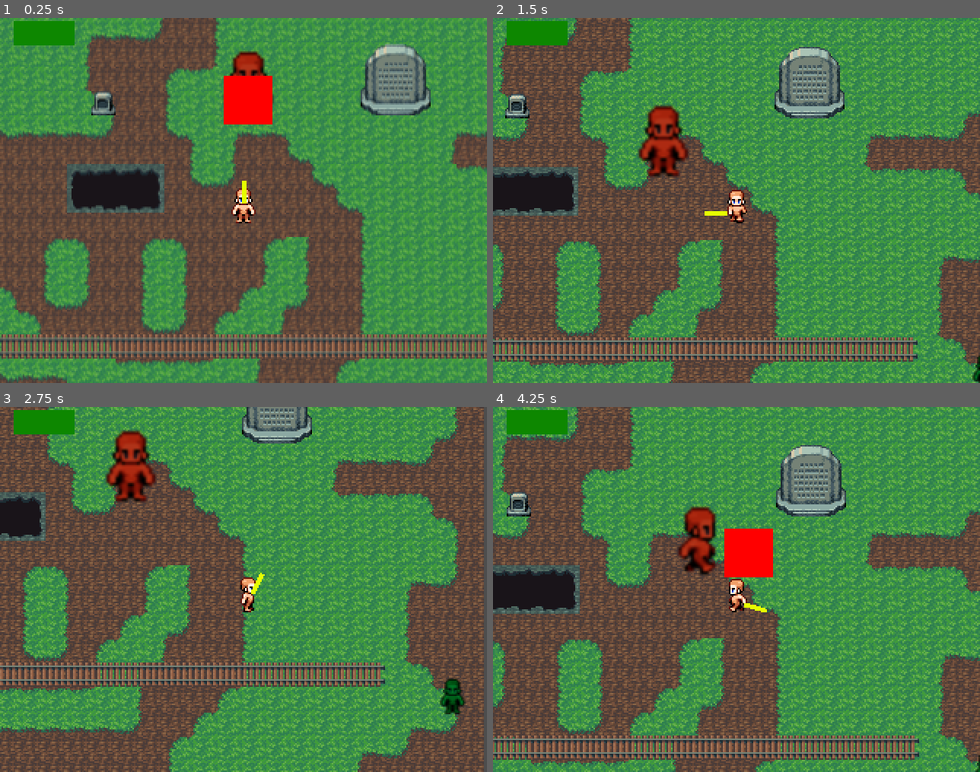
Above: before the commit, frames 1-4 (two rows, left to right).
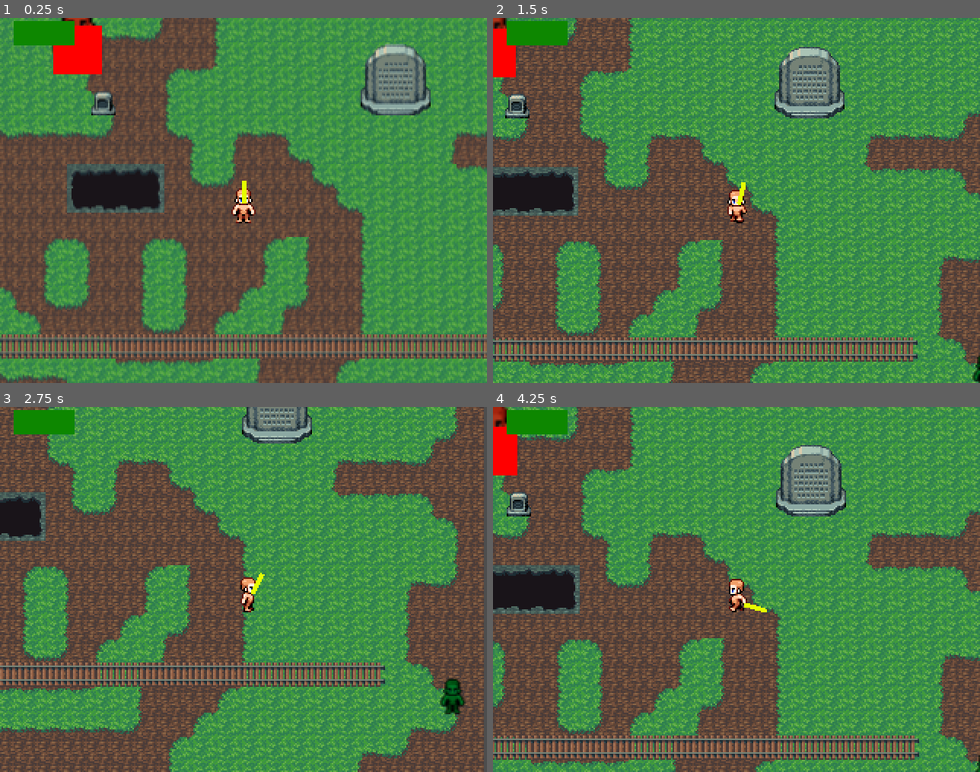
Above: after the commit, the same moments.

Repository: weinStag/cursed-rest
Game: Godot game, scene res://Scenes/gameview.tscn
Two runs of this game, one before a commit and one after it. Both use one fixed random seed, a clock stepped at 60 frames per second and the inputs below.
Inputs (mouse positions are in pixels of both pictures, inside the frame that each line leads up to):
- Up to frame 1 (0.25 s): no input
- Up to frame 2 (1.5 s): move the mouse to (843, 182) at 0.52 s; hold Right (ui_right) 0.53-1.28 s; click (843, 182) at 0.6 s; tap Z (ui_accept) at 0.77 s; move the mouse to (639, 218) at 1.27 s; hold Down (ui_down) from 1.28 s (still down); click (639, 218) at 1.35 s
- Up to frame 3 (2.75 s): tap Z (ui_accept) at 1.52 s; move the mouse to (292, 509) at 2.02 s; release Down (ui_down) at 2.03 s; hold Right (ui_right) from 2.03 s (still down); click (292, 509) at 2.1 s
- Up to frame 4 (4.25 s): move the mouse to (712, 662) at 2.77 s; release Right (ui_right) at 2.78 s; hold Up (ui_up) 2.78-3.53 s; click (712, 662) at 2.85 s; tap Z (ui_accept) at 3.02, 3.77 s; move the mouse to (882, 644) at 3.52 s; hold Left (ui_left) from 3.53 s (still down); click (882, 644) at 3.6 s

The runs differ from the first frame. In frame 1, 3.0% of the frame differs, in the area x 10-57%, y 0-30%; in frame 2, 2.2%; in frame 3, 1.4%; in frame 4, 3.2%, in the area x 0-58%, y 0-47%.

Commit message:
feat: ataque para o player

Diff:
--- a/Scenes/Maps/world.tscn
+++ b/Scenes/Maps/world.tscn
@@ -1187,7 +1187,7 @@
 shape = SubResource("RectangleShape2D_08va7")
 
 [node name="Boss" parent="Pawns" instance=ExtResource("9_pnsqa")]
-position = Vector2(290.55, 103.157)
+position = Vector2(182.782, 84.9176)
 move_pattern = Array[Vector2i]([Vector2i(0, 0)])
 
 [node name="Inimigo" parent="Pawns" instance=ExtResource("12_08va7")]
--- a/Scenes/Pawns/player.tscn
+++ b/Scenes/Pawns/player.tscn
@@ -1,9 +1,8 @@
-[gd_scene load_steps=44 format=3 uid="uid://82egl20vpf7n"]
+[gd_scene load_steps=43 format=3 uid="uid://82egl20vpf7n"]
 
 [ext_resource type="Script" uid="uid://bbu8j0ryeda7i" path="res://Scripts/Pawns/Types/player.gd" id="1_cghlj"]
 [ext_resource type="Texture2D" uid="uid://n4h41o7d7rbs" path="res://Graphics/Pawns/actor_man.png" id="2_dy3y1"]
 [ext_resource type="Texture2D" uid="uid://fhhrc5ktpq0l" path="res://Graphics/CollisionTiles/event.png" id="3_5pnro"]
-[ext_resource type="Script" uid="uid://dokac2uqwhnux" path="res://Scenes/Pawns/arma.gd" id="4_tlhq4"]
 
 [sub_resource type="Animation" id="Animation_5p5oj"]
 resource_name = "idle_down"
@@ -312,6 +311,9 @@
 nodes/TimeScale/position = Vector2(160, 140)
 node_connections = [&"TimeScale", 0, &"StateMachine", &"output", 0, &"TimeScale"]
 
+[sub_resource type="RectangleShape2D" id="RectangleShape2D_tlhq4"]
+size = Vector2(16, 23)
+
 [sub_resource type="Animation" id="Animation_c5sun"]
 length = 0.001
 tracks/0/type = "value"
@@ -350,9 +352,6 @@
 
 [sub_resource type="RectangleShape2D" id="RectangleShape2D_5pnro"]
 size = Vector2(16, 15.3333)
-
-[sub_resource type="RectangleShape2D" id="RectangleShape2D_tlhq4"]
-size = Vector2(16, 23)
 
 [node name="Player" type="Node2D" groups=["player"]]
 script = ExtResource("1_cghlj")
@@ -378,31 +377,32 @@
 parameters/StateMachine/Walk1/blend_position = Vector2(0, 1)
 parameters/TimeScale/scale = 1.0
 
-[node name="arma" type="Sprite2D" parent="."]
+[node name="Area2D" type="Area2D" parent="." groups=["player"]]
+
+[node name="CollisionShape2D" type="CollisionShape2D" parent="Area2D"]
+position = Vector2(0, -4.5)
+shape = SubResource("RectangleShape2D_tlhq4")
+
+[node name="SwordPivot" type="Node2D" parent="."]
+
+[node name="SwordSprite" type="Sprite2D" parent="SwordPivot"]
 scale = Vector2(0.9375, 0.1875)
 texture = ExtResource("3_5pnro")
 centered = false
 offset = Vector2(6, -6)
-script = ExtResource("4_tlhq4")
-
-[node name="AnimationPlayer" type="AnimationPlayer" parent="arma"]
+
+[node name="AnimationPlayer" type="AnimationPlayer" parent="SwordPivot/SwordSprite"]
 libraries = {
 &"": SubResource("AnimationLibrary_rsh2f")
 }
 
-[node name="hitbox_arma" type="Area2D" parent="arma" groups=["ataque"]]
+[node name="SwordArea" type="Area2D" parent="SwordPivot" groups=["ataque"]]
+scale = Vector2(0.9375, 0.1875)
 monitoring = false
-monitorable = false
-
-[node name="CollisionShape2D" type="CollisionShape2D" parent="arma/hitbox_arma"]
+
+[node name="CollisionShape2D" type="CollisionShape2D" parent="SwordPivot/SwordArea"]
 position = Vector2(14.4, 2.33333)
 shape = SubResource("RectangleShape2D_5pnro")
 
-[node name="Area2D" type="Area2D" parent="." groups=["player"]]
-
-[node name="CollisionShape2D" type="CollisionShape2D" parent="Area2D"]
-position = Vector2(0, -4.5)
-shape = SubResource("RectangleShape2D_tlhq4")
-
-[connection signal="area_entered" from="arma/hitbox_arma" to="." method="_on_hitbox_arma_area_entered"]
 [connection signal="area_entered" from="Area2D" to="." method="_on_area_2d_area_entered"]
+[connection signal="area_entered" from="SwordPivot/SwordArea" to="." method="_on_hitbox_arma_area_entered"]
--- a/Scripts/Pawns/Types/player.gd
+++ b/Scripts/Pawns/Types/player.gd
@@ -1,4 +1,9 @@
 extends PawnMobile
+
+# Attack system
+var is_attacking: bool = false
+@export var attack_cooldown: float = 0.35
+var can_attack: bool = true
 
 var status: Dictionary = {
 	'health': 250,
@@ -65,6 +70,12 @@
 
 
 func _process(_delta):
+	var mouse_pos = get_global_mouse_position()
+	$SwordPivot.look_at(mouse_pos)
+
+	if Input.is_action_just_pressed("ui_mb1"):
+		try_attack()
+
 	# Sistema de detecção tap vs hold para ui_roll
 	if Input.is_action_just_pressed("ui_roll"):
 		roll_button_press_time = 0.0
@@ -104,6 +115,31 @@
 			var target_position: Vector2i = Grid.request_move(self, input_direction)
 			if target_position:
 				move_to(target_position)
+
+func try_attack():
+	if not can_attack or is_attacking or is_rolling or is_knockbacking:
+		return
+
+	is_attacking = true
+	can_attack = false
+
+	# ativa hitbox
+	$SwordPivot/SwordArea.monitoring = true
+
+	# animação de ataque simples (girando espada)
+	var tween = create_tween()
+	tween.tween_property($SwordPivot, "rotation_degrees", $SwordPivot.rotation_degrees + 120, 0.15)
+
+	tween.finished.connect(_finish_attack)
+
+func _finish_attack():
+	$SwordPivot/SwordArea.monitoring = false
+	is_attacking = false
+
+	# cooldown do ataque
+	await get_tree().create_timer(attack_cooldown).timeout
+	can_attack = true
+
 
 func execute_roll():
 	"""Executa o roll na direção atual do player"""
